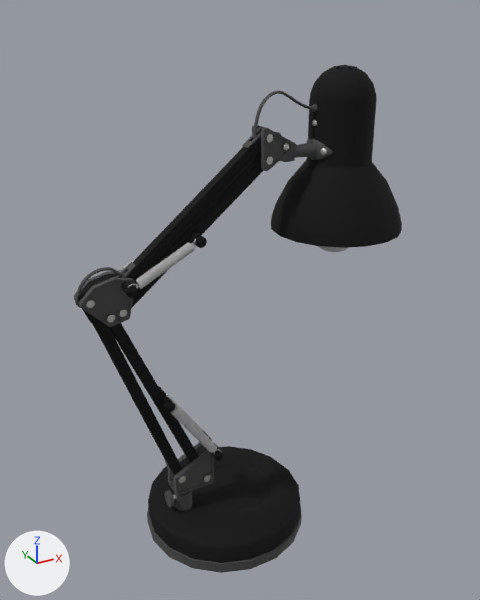
An edit to the FBX model client/assets/models/lamp.fbx, drawn before and after from the same camera.
One viewpoint serves both versions: a camera (50 mm lens) standing at (-0.284, -0.488, 0.483) and looking at (-0.013, 0.004, 0.237). The lights are fixed; the arrows at lower left show +X, +Y and +Z. Where no turn or scale is listed for an object, it has been applied to the vertices.

Script lines for the objects in view, before the commit:
```python
ob_cylinder004 = bpy.data.objects.new('Cylinder004', me_mesh_059)
ob_cylinder004.location = (0.018, 0.0, 0.368)
ob_cylinder004.rotation_euler = (0.0, 1.571, 0.0)  # degrees (0, 90, 0)
ob_cylinder004.scale = (0.01, 0.01, 0.01)
ob_cylinder005 = bpy.data.objects.new('Cylinder005', me_mesh_060)
ob_cylinder005.location = (0.087, 0.0, 0.002)
ob_cylinder005.scale = (0.01, 0.01, 0.01)
ob_cylinder006 = bpy.data.objects.new('Cylinder006', me_mesh_061)
ob_cylinder006.location = (-0.034, 0.0, 0.01)
ob_line002 = bpy.data.objects.new('Line002', me_mesh_076)
ob_line002.location = (-0.137, 0.0, 0.287)
ob_object014 = bpy.data.objects.new('Object014', me_mesh_070)
ob_object014.location = (0.087, 0.0, 0.005)
ob_object014.scale = (0.01, 0.01, 0.01)
ob_sphere017 = bpy.data.objects.new('Sphere017', me_mesh_071)
ob_sphere017.location = (0.058, 0.007, 0.369)
ob_sphere020 = bpy.data.objects.new('Sphere020', me_mesh_082)
ob_sphere020.location = (0.086, 0.0, 0.294)
ob_sphere020.scale = (0.01, 0.01, 0.01)
# also in view: 'Box009' at (-0.074, 0.0, 0.222); 'Spring013' at (-0.087, 0.0, 0.199); 'Object008' at (-0.065, 0.0, 0.223); 'Cylinder001' at (-0.034, 0.0, 0.005)
```
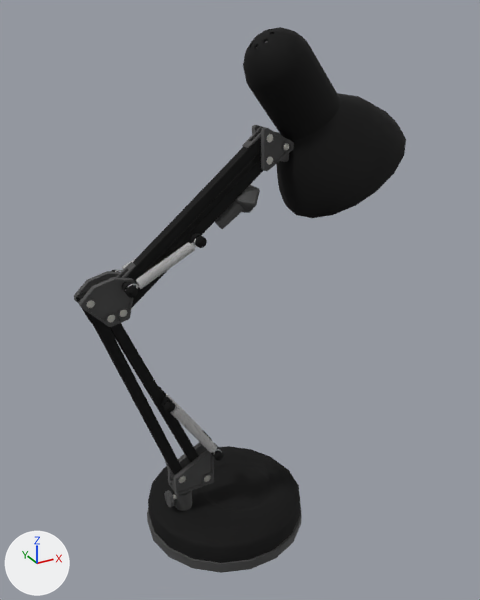
Changed parts and their boxes (x1, y1, x2, y2) in the pictures (480 x 600 px):
'Cylinder005', moved, turned: before (271, 65, 402, 248); after (243, 27, 406, 218)
'Cylinder004', moved, turned: before (293, 142, 317, 158); after (215, 201, 244, 229)
'Object014', moved, turned: before (307, 139, 332, 160); after (235, 185, 260, 213)
'Line002', deleted: before (75, 91, 315, 308)
'Sphere020', moved, turned (not visible afterwards): before (318, 246, 350, 252)
'Sphere017', deleted: before (313, 120, 327, 155)

Edits to the bpy script that builds the scene:
```text
Remove ob_sphere017:
    ob_sphere017 = bpy.data.objects.new('Sphere017', me_mesh_071)
    ob_sphere017.location = (0.058, 0.007, 0.369)
Change ob_cylinder004:
    ob_cylinder004.location: (0.018, 0.0, 0.368) -> (-0.048, 0.0, 0.304)
    ob_cylinder004.rotation_euler: (0.0, 1.571, 0.0) -> (0.0, 0.908, 0.0)  # degrees (0, 90, 0) -> degrees (0, 52, 0)
Change ob_cylinder005:
    ob_cylinder005.location: (0.087, 0.0, 0.002) -> (0.271, 0.0, 0.118)
    ob_cylinder005.rotation_euler: (0.0, 0.0, 0.0) -> (0.0, -0.663, 0.0)  # degrees (0, 0, 0) -> degrees (0, -38, 0)
Change ob_object014:
    ob_object014.location: (0.087, 0.0, 0.005) -> (0.23, 0.0, 0.06)
    ob_object014.rotation_euler: (0.0, 0.0, 0.0) -> (0.0, -0.663, 0.0)  # degrees (0, 0, 0) -> degrees (0, -38, 0)
Remove ob_line002:
    ob_line002 = bpy.data.objects.new('Line002', me_mesh_076)
    ob_line002.location = (-0.137, 0.0, 0.287)
Change ob_sphere020:
    ob_sphere020.location: (0.086, 0.0, 0.294) -> (0.091, 0.0, 0.349)
    ob_sphere020.rotation_euler: (0.0, 0.0, 0.0) -> (0.0, -0.663, 0.0)  # degrees (0, 0, 0) -> degrees (0, -38, 0)
```
